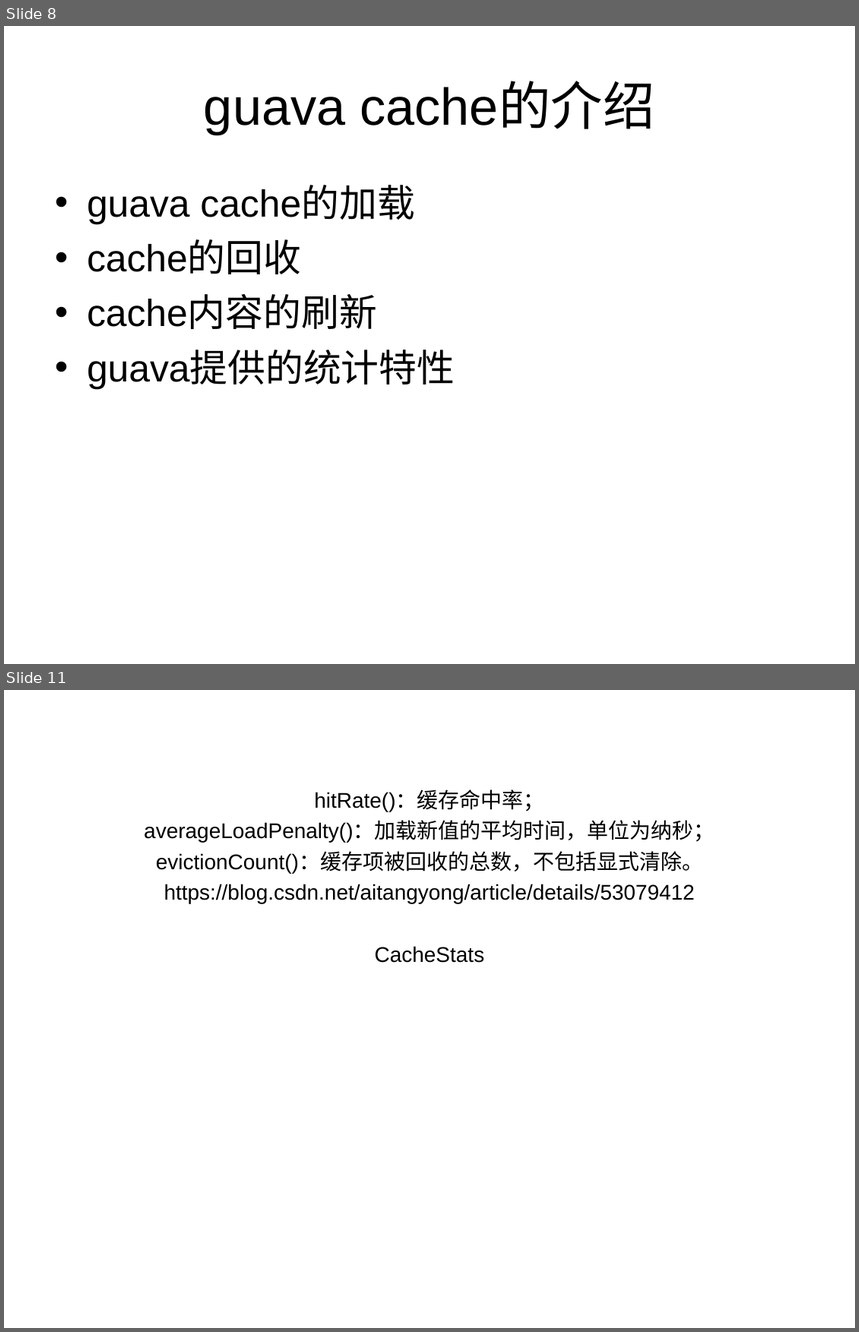
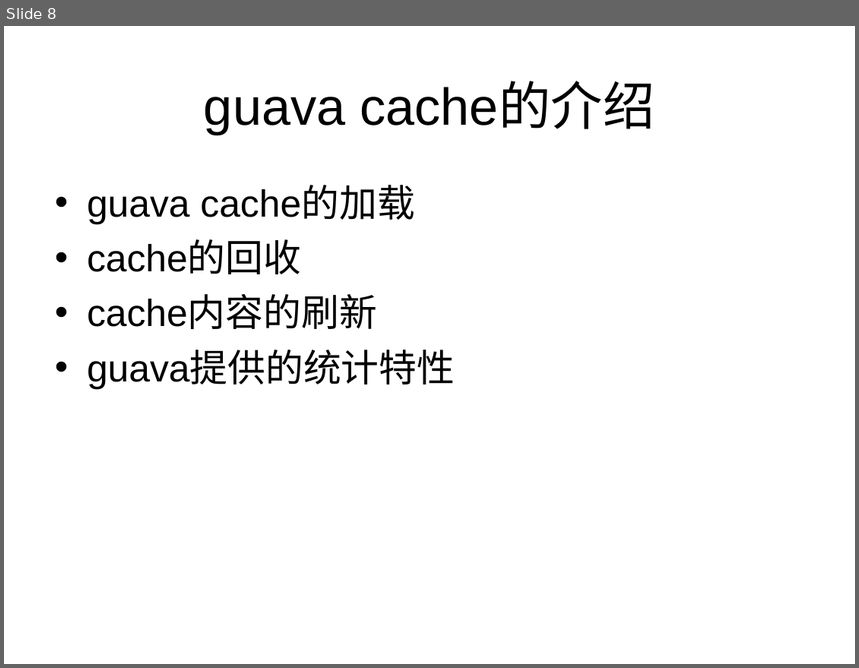
Before and after one commit to track-123/cache, a slide deck: 堆内缓存.ppt. Shown one above the other, each under a label of ours: slides 8 and 11 before the commit, slide 8 after it; the slides between them are not shown. The pictures are 859x1332 and 859x668 pixels, drawn with LibreOffice and Linux fonts; fonts in the diff are those of the drawing. Boxes give left, top, right and bottom in pixels: in the first picture for what was removed or moved away, otherwise in the second. Text is boxed around its words. In the diff, an @@ line names an element or a change of style, - is before the commit and + after.

```diff
--- a/堆内缓存.ppt
+++ b/堆内缓存.ppt
@@ slide 11 removed at bbox=[4, 690, 855, 1328], background #FFFFFF @@
@@ subtitle removed at bbox=[144, 791, 715, 963] @@
-hitRate()：缓存命中率；
-averageLoadPenalty()：加载新值的平均时间，单位为纳秒；
-evictionCount()：缓存项被回收的总数，不包括显式清除。
-https://blog.csdn.net/aitangyong/article/details/53079412
-CacheStats
```
Also in this commit, not shown: 6 slides changed, 5 slides added.
